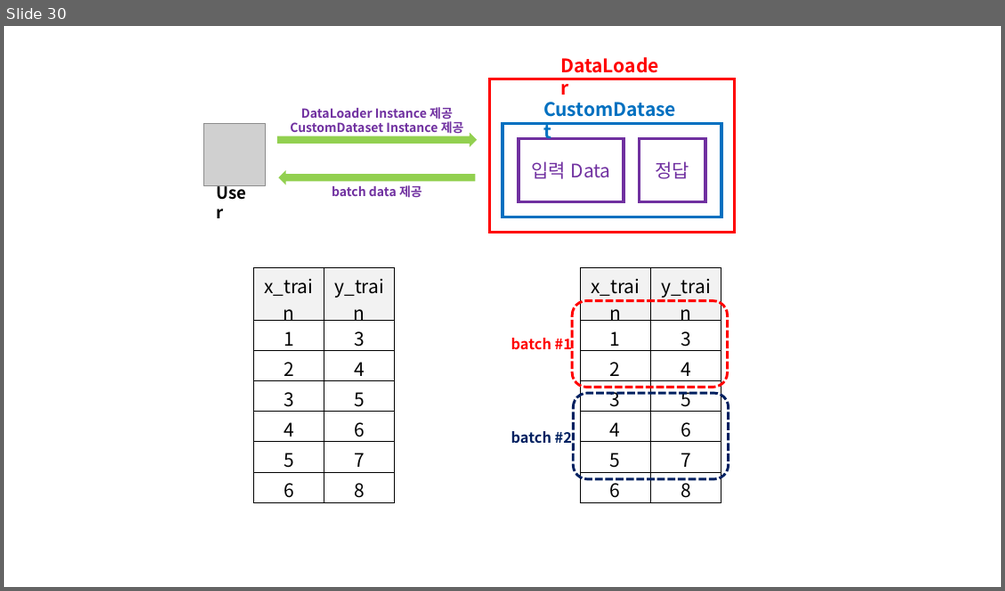
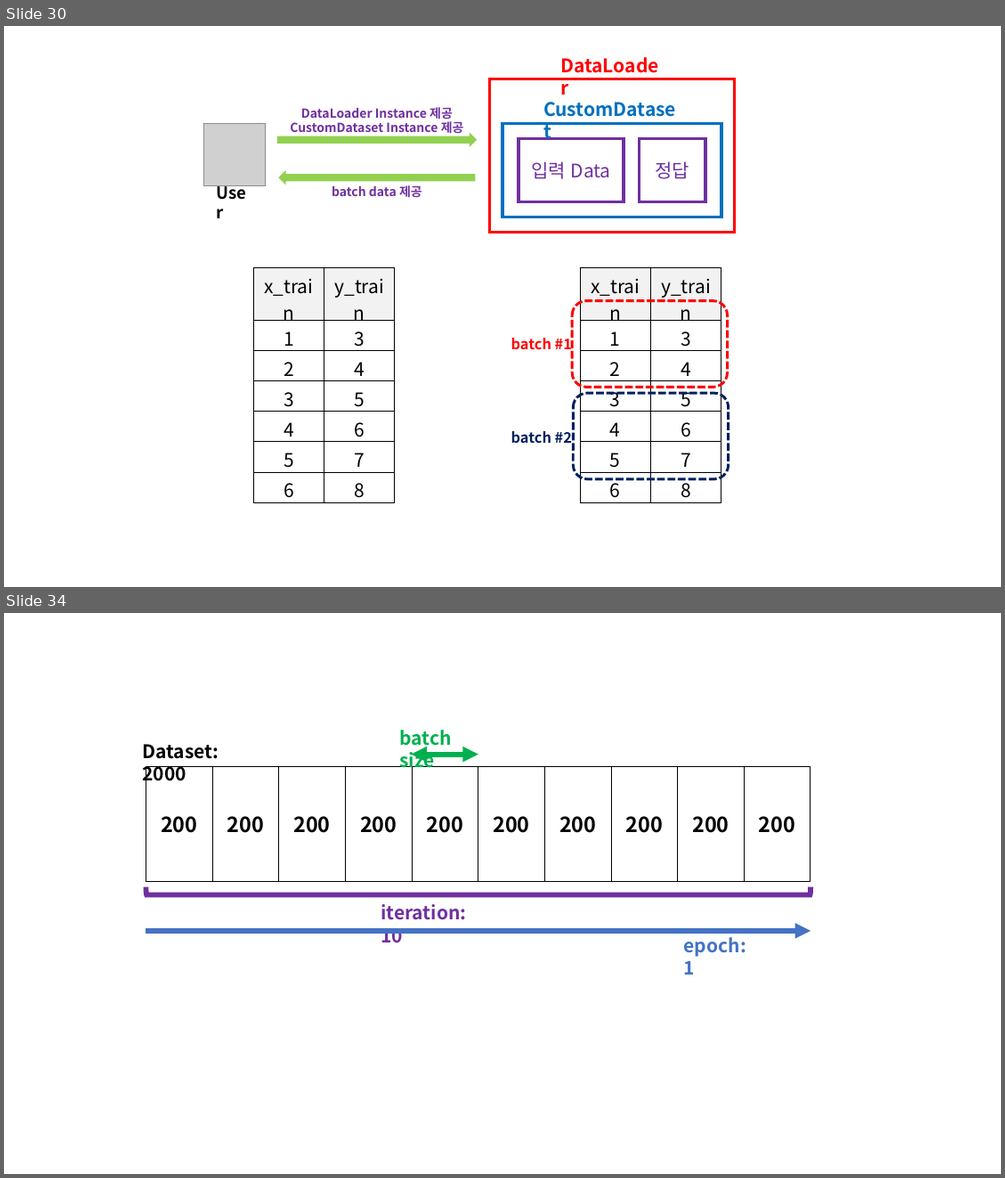
Before and after one commit to doalongwith/Pytorch, a slide deck: Pytorch_Image.pptx. Shown one above the other, each under a label of ours: slide 30 before the commit, slides 30 and 34 after it; the slides between them are not shown. The pictures are 1005x591 and 1005x1178 pixels, drawn with LibreOffice and Linux fonts; fonts in the diff are those of the drawing; grey boxes stand for pictures. Boxes give left, top, right and bottom in pixels: in the first picture for what was removed or moved away, otherwise in the second. Text is boxed around its words. In the diff, an @@ line names an element or a change of style, - is before the commit and + after.

```diff
--- a/Pytorch_Image.pptx
+++ b/Pytorch_Image.pptx
@@ slide 34 added at (4,613,1001,1174), background #FFFFFF @@
@@ text added at (143,744,219,785), 18 pt, text #000000, bold @@
+Dataset: 2000
@@ text added at (400,730,452,771), 18 pt, text #00B050, bold @@
+batch size
@@ table added at (146,766,811,882), 1 rows, 10 columns @@
+200 | 200 | 200 | 200 | 200 | 200 | 200 | 200 | 200 | 200
@@ double arrow added from (412, 755) to (478, 755), #00B050 5 pt @@
@@ left bracket added at (146,887,811,895), outline #7030A0 5 pt @@
@@ text added at (380,904,466,943), 18 pt, text #7030A0, bold @@
+iteration: 10
@@ arrow added from (146, 931) to (811, 931), #4472C4 5 pt @@
@@ text added at (684,937,746,974), 18 pt, text #4472C4, bold @@
+epoch: 1
```
Also in this commit, not shown: 4 other slides added, 8 other files.
